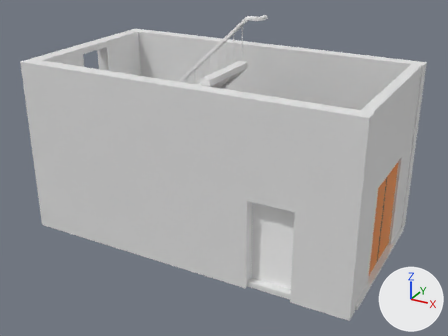
Renders of the FBX model Assets/Meshes/entryway.fbx from each side of a commit.
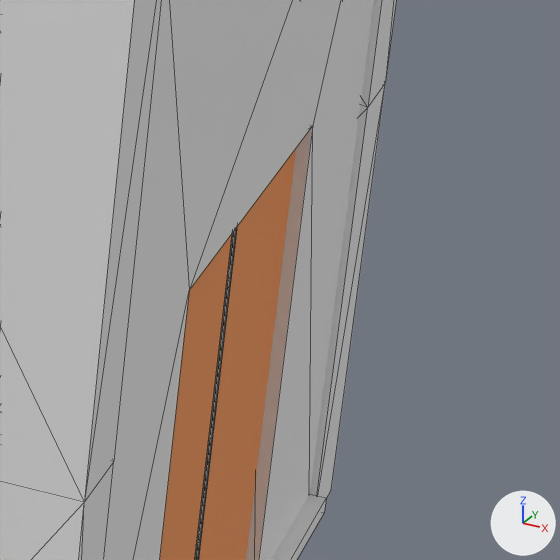
There are two pictures of each version: one whole from a camera (50 mm lens) standing at (6.17, -11.56, 5.95) and looking at (0.05, -0.44, 0.39), one close up on the part from 77% to 100% of the width and 40% to 71% of the height. Every picture has the same lights, and +X, +Y and +Z are marked at lower right. The close-ups show mesh edges as thin lines. Where no turn or scale is listed for an object, it has been applied to the vertices. Vertices at the same position are counted once.

The older version as bpy lines, for what is in view:
```python
me_cube_004 = bpy.data.meshes.new('Cube.004')
me_cube_004.from_pydata(...)  # a box spanning x -1.0..1.0, y -1.0..1.0, z -1.0..1.0
me_cube_004.materials.append(mat_elevator_door)  # orange #f08700
me_cube_016 = bpy.data.meshes.new('Cube.016')
me_cube_016.from_pydata(...)  # 16 vertices, 28 faces; spans x -0.11..0.11, y -1.78..1.78, z -1.97..1.95
ob_cube_022 = bpy.data.objects.new('Cube.022', me_cube_016)
ob_cube_022.location = (3.506, -0.027, 0.718)
ob_elevator_door_left = bpy.data.objects.new('elevator_door_left', me_cube_004)
ob_elevator_door_left.location = (3.506, 0.474, -0.114)
ob_elevator_door_left.rotation_euler = (-3.142, 0.0, 0.0)  # degrees (-180, 0, 0)
ob_elevator_door_left.scale = (-0.0563, -0.494, -1.14)
ob_elevator_door_left_001 = bpy.data.objects.new('elevator_door_left.001', me_cube_004)
ob_elevator_door_left_001.location = (3.506, -0.584, -0.114)
ob_elevator_door_left_001.rotation_euler = (0.0, 0.0, -3.142)  # degrees (0, 0, -180)
ob_elevator_door_left_001.scale = (0.0563, 0.494, 1.14)
# also in view: 'elevator_door_black_stripe' at (3.51, -0.04, -0.17); 'wall' at (-0.19, 1.9, 0.68); 'planes.002' at (2.09, -0.02, -1.26); 'wall.001' at (-0.19, -1.96, 0.68)
```
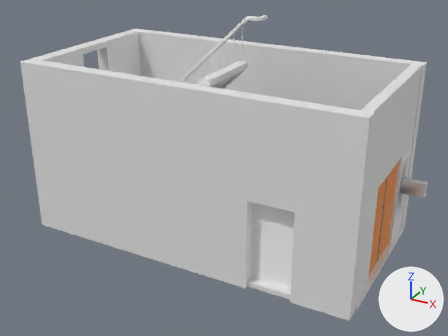
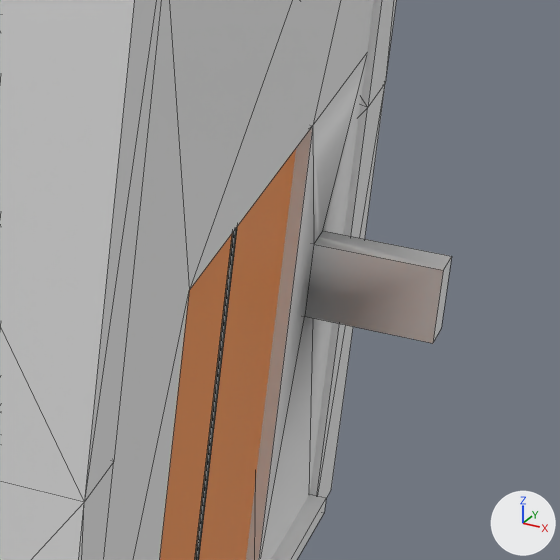
Location of each change, (x1, y1, x2, y2) in pixels of the close-ups (560 x 560 px):
'Cube.022', reshaped: before (104, 0, 374, 560); after (104, 0, 452, 560)
part 1 of me_cube_016, built on: before (259, 0, 374, 560); after (259, 0, 452, 560)

What changed in the scene script:
```text
Change me_cube_016:
    used by ob_cube_022; location = (3.506, -0.027, 0.718)
    remove me_cube_016.from_pydata(...)  # 16 vertices, 28 faces; spans x -0.11..0.11, y -1.78..1.78, z -1.97..1.95
    add me_cube_016.from_pydata(...)  # 31 vertices, 43 faces; spans x -0.11..0.63, y -1.78..1.78, z -1.97..1.95
    me_cube_016 part 1
    6 faces are deleted
    9 vertices are added at x -0.11..0.63, y 1.18..1.78, z -0.79..0.18
    6 new vertices lie (0.0, 0.15, 0.0) away from vertices in x -0.11..0.63, y 1.18, z -0.79..-0.46
    21 new faces join them
```
